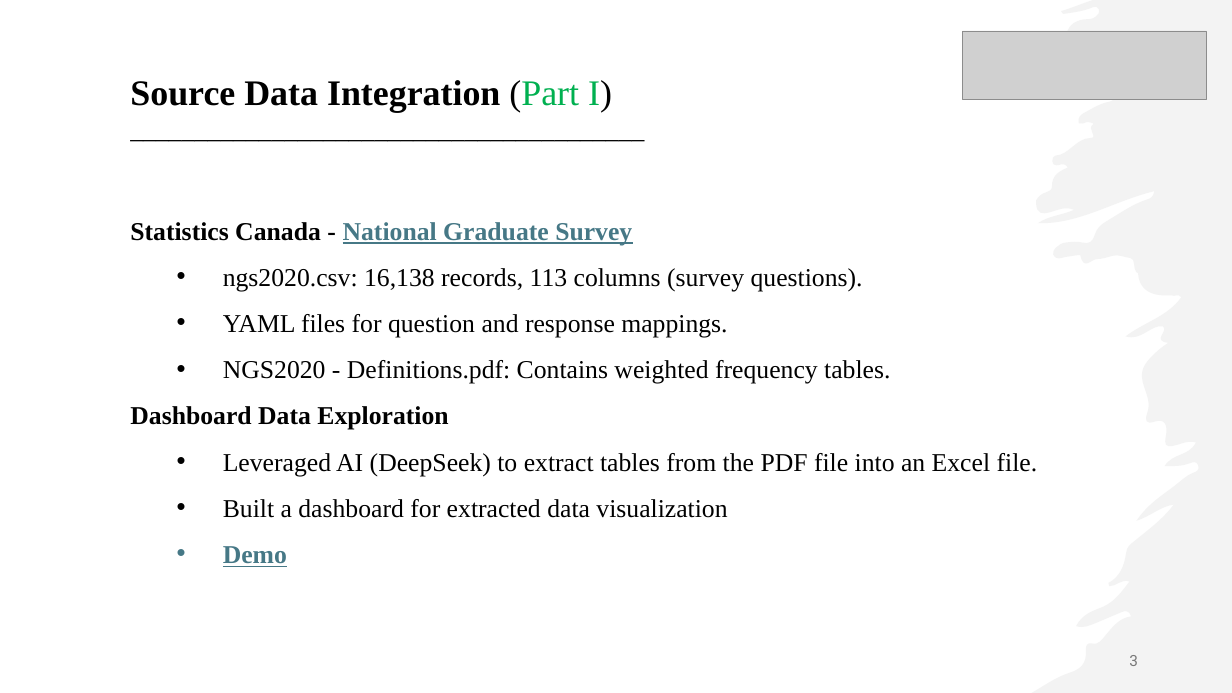
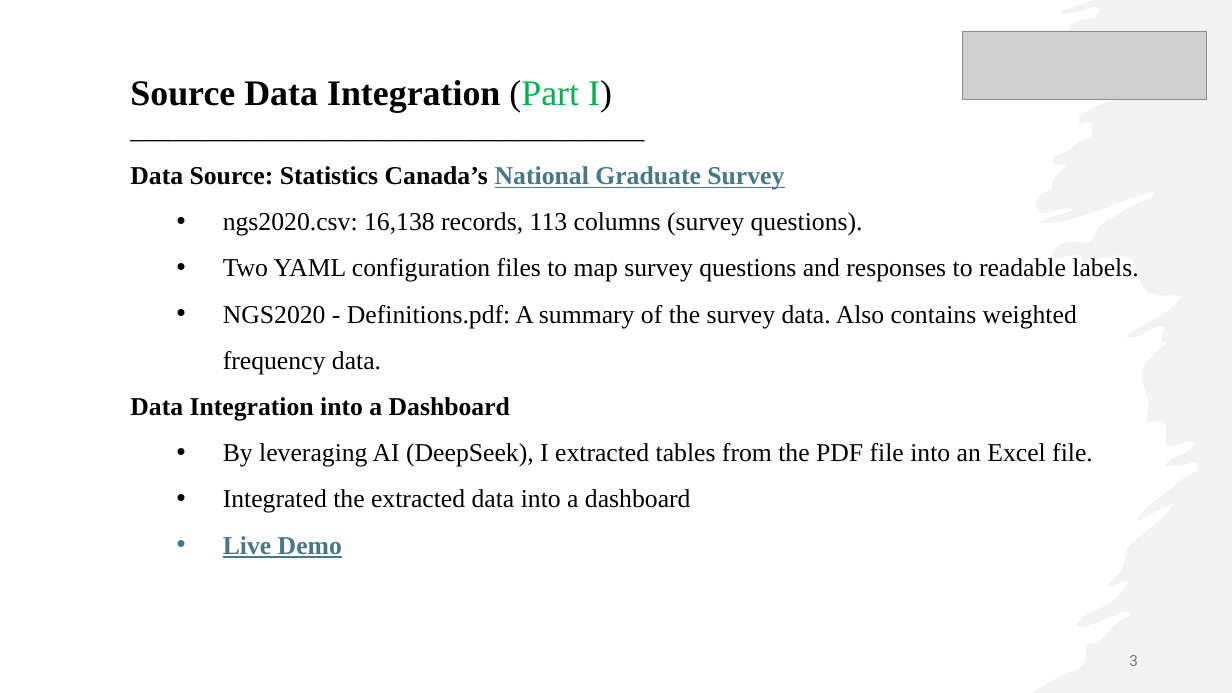
Before and after one commit to fuxima/Dal, a slide deck: slide 3 of NGS_ppt.pptx. Drawn at 1232x693 pixels with LibreOffice and Linux fonts; fonts in the diff are those of the drawing; grey boxes stand for pictures. Boxes give left, top, right and bottom in pixels: in the first picture for what was removed or moved away, otherwise in the second. Text is boxed around its words. In the diff, an @@ line names an element or a change of style, - is before the commit and + after.

```diff
--- a/NGS_ppt.pptx
+++ b/NGS_ppt.pptx
@@ text at box(130, 166, 784, 190): text changed; text colour #467886 to #000000 @@
-Statistics Canada - National Graduate Survey
+Data Source: Statistics Canada’s National Graduate Survey
@@ text at box(130, 258, 1138, 558): text changed @@
-  • YAML files for question and response mappings.
-  • NGS2020 - Definitions.pdf: Contains weighted frequency tables.
-Dashboard Data Exploration
-  • Leveraged AI (DeepSeek) to extract tables from the PDF file into an Excel file.
-  • Built a dashboard for extracted data visualization
-  • Demo
+  • Two YAML configuration files to map survey questions and responses to readable labels.
+  • NGS2020 - Definitions.pdf: A summary of the survey data. Also contains weighted frequency data.
+Data Integration into a Dashboard
+  • By leveraging AI (DeepSeek), I extracted tables from the PDF file into an Excel file.
+  • Integrated the extracted data into a dashboard
+  • Live Demo
```
Also in this commit, not shown: 12 other slides changed, 1 slide added, 1 other file.
